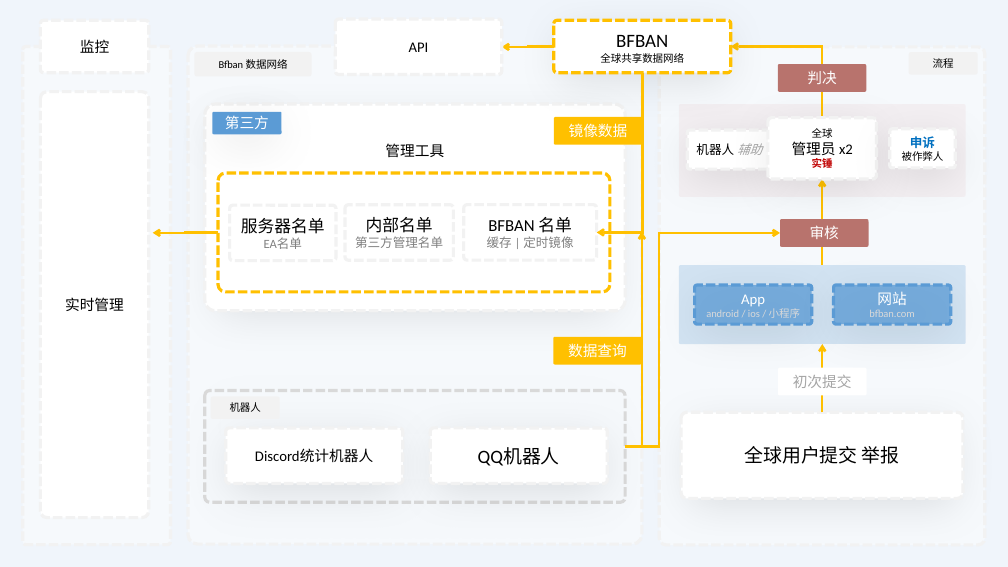
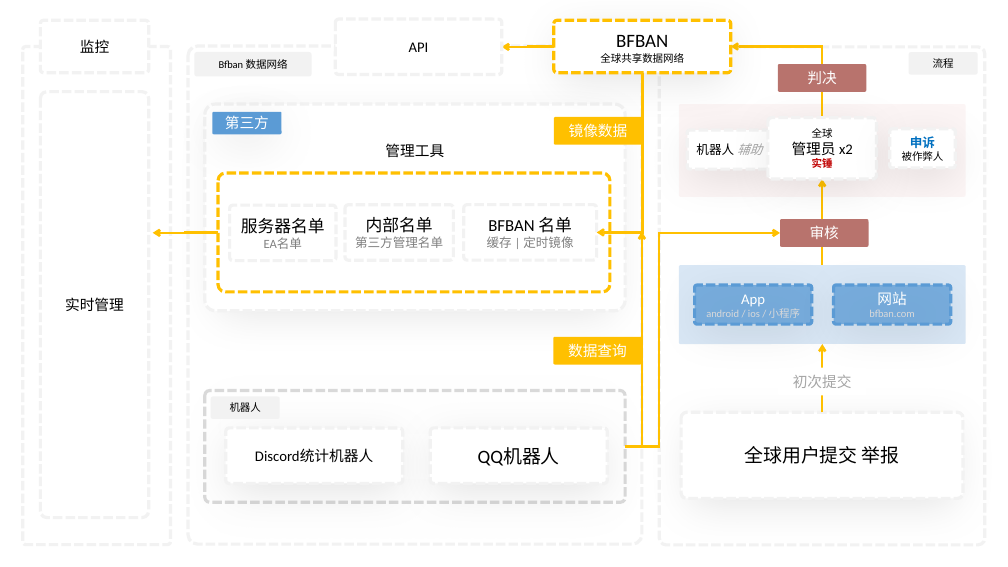
Before and after one commit to BFBAN/bfban-website, a slide deck: slide 1 of front/docs/bfban 流程图.pptx.pptx. Drawn at 1008x567 pixels with LibreOffice and Linux fonts; fonts in the diff are those of the drawing. Boxes give left, top, right and bottom in pixels: in the first picture for what was removed or moved away, otherwise in the second. Text is boxed around its words. In the diff, an @@ line names an element or a change of style, - is before the commit and + after.

```diff
--- a/front/docs/bfban 流程图.pptx.pptx
+++ b/front/docs/bfban 流程图.pptx.pptx
@@ background #5B9BD5 at 9% opacity to #FFFFFF @@
```
Also in this commit, not shown: 27 other files.
